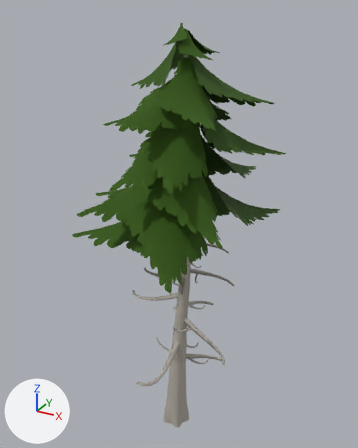
Renders of the Blender file assets/source/blender/urman_winter_pine.blend from each side of a commit.
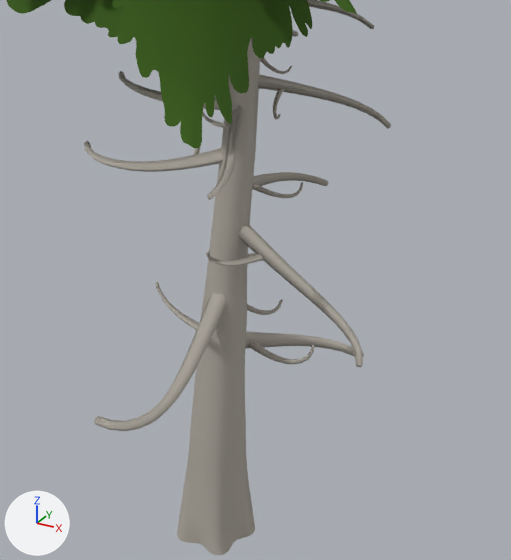
Old and new are each drawn whole from a 50 mm camera at (0.504, -0.899, 1.027) aimed at (-0.028, 0.069, 0.543) and again close up on the part from 29% to 77% of the width and 54% to 96% of the height. Lighting does not change. The marker at lower left points along +X, +Y and +Z. The older version's two pictures come first. Objects named as collision shapes, trigger or cutter boxes, shadow casters or lower levels of detail are left out.

Script lines for the objects in view, before the commit:
```python
me_tree_030 = bpy.data.meshes.new('tree.030')
me_tree_030.from_pydata(...)  # 6573 vertices, 4964 faces; spans x -0.286..0.203, y -0.23..0.31, z 0.0..1.0
# faces by material slot: [4502, 462]
me_tree_030.materials.append(mat_ab_bark)  # grey #ada89e
me_tree_030.materials.append(mat_ab_needles)
ob_winterpine_lod0 = bpy.data.objects.new('WinterPine_LOD0', me_tree_030)
ob_winterpine_lod0.parent = ob_urman_winterpine
ob_winterpine_lod0.location = (0.0, 0.0, 0.0)
```
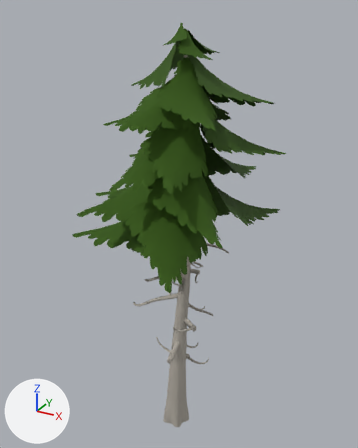
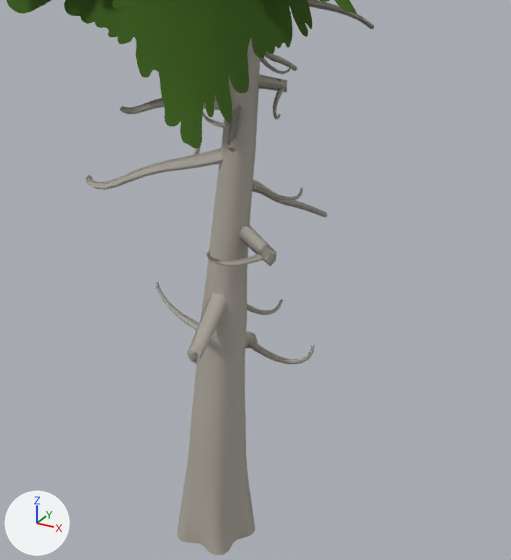
Pixel boxes [x1, y1, x2, y2] of what changed, in the close-ups (511 x 560 px):
```json
{"object": "WinterPine_LOD0", "change": "reshaped", "before": [6, 0, 391, 555], "after": [6, 0, 374, 555]}
{"part": 1, "of": "me_tree_030", "change": "deleted", "before": [163, 162, 350, 398]}
{"part": 2, "of": "me_tree_030", "change": "cut back", "before": [84, 30, 391, 431], "after": [86, 52, 327, 364]}
```

Edits to the scene script, one JSON object a line:
```json
{"block": "me_tree_030", "where": "# used by ob_winterpine_lod0; parent = ob_urman_winterpine; location = (0.0, 0.0, 0.0)"}
{"op": "remove", "block": "me_tree_030", "code": "me_tree_030.from_pydata(...)  # 6573 vertices, 4964 faces; spans x -0.286..0.203, y -0.23..0.31, z 0.0..1.0"}
{"op": "add", "block": "me_tree_030", "code": "me_tree_030.from_pydata(...)  # 5308 vertices, 4388 faces; spans x -0.286..0.203, y -0.23..0.31, z 0.0..1.0"}
{"block": "me_tree_030", "change": "me_tree_030 part 1: 10 loose pieces with 39 vertices, spanning x -0.126..0.123, y -0.15..0.153, z 0.196..0.413, are deleted"}
{"block": "me_tree_030", "change": "me_tree_030 part 2: 365 vertices moved from x -0.128..0.052, y -0.053..0.164, z 0.159..0.452 to x -0.128..0.045, y -0.049..0.164, z 0.159..0.45; 1500 vertices removed from x -0.127..0.146, y -0.151..0.168, z 0.105..0.452; 274 vertices added at x -0.127..0.046, y -0.049..0.167, z 0.148..0.45"}
{"block": "me_tree_030", "change": "other edits to the shape of me_tree_030 do not show in these pictures"}
```
